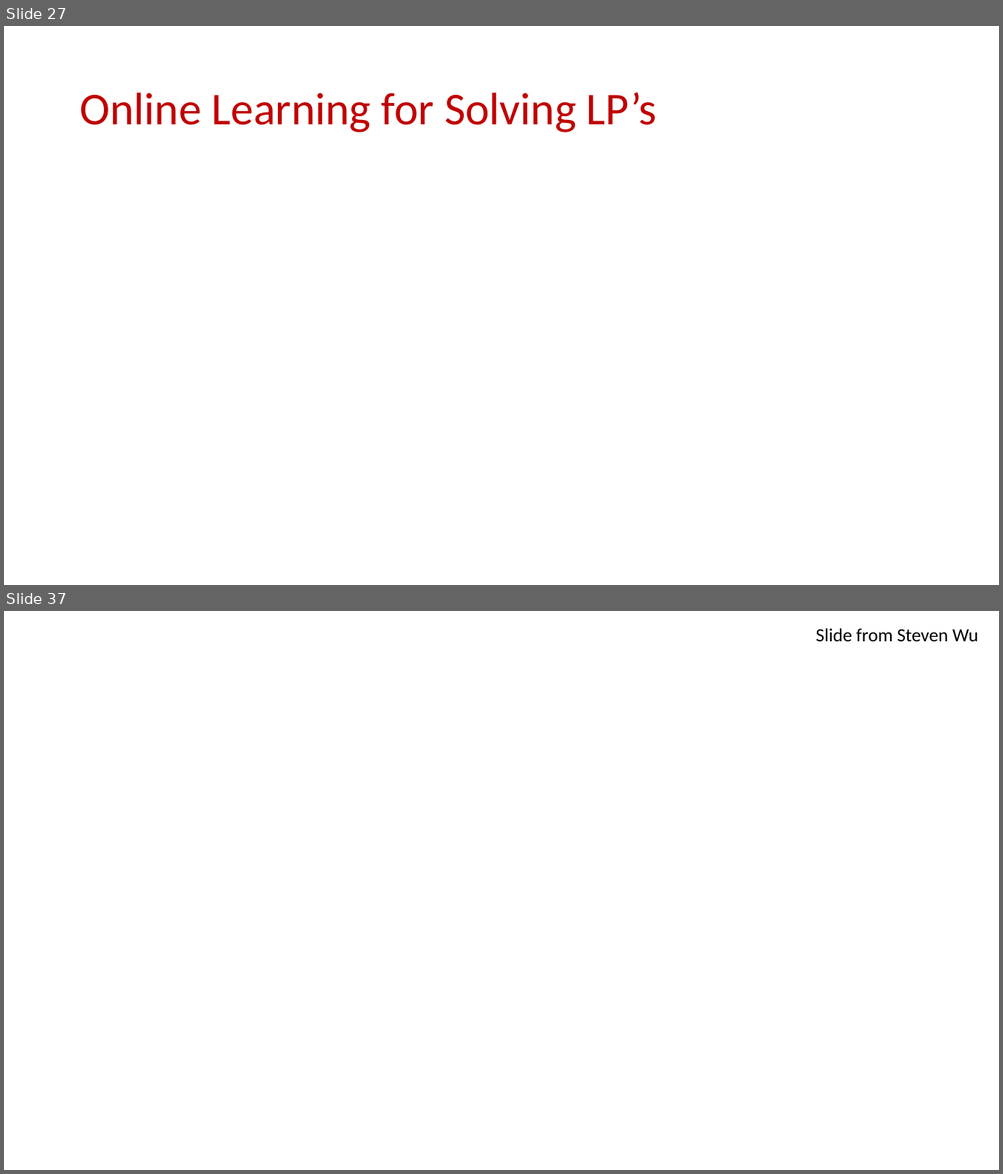
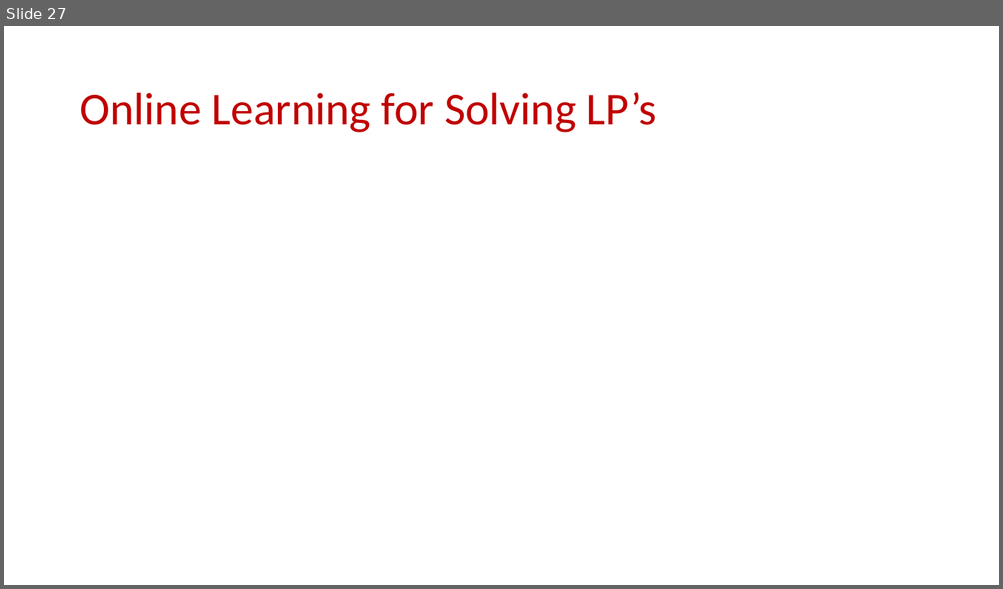
Before and after one commit to samsonzhou/samsonzhou.github.io, a slide deck: CSCE658-S24/L18.pptx. Shown one above the other, each under a label of ours: slides 27 and 37 before the commit, slide 27 after it; the slides between them are not shown. The pictures are 1003x1174 and 1003x589 pixels, drawn with LibreOffice and Linux fonts; fonts in the diff are those of the drawing; grey boxes stand for pictures; background and template pictures are left out. Boxes give left, top, right and bottom in pixels: in the first picture for what was removed or moved away, otherwise in the second. Text is boxed around its words. In the diff, an @@ line names an element or a change of style, - is before the commit and + after.

```diff
--- a/CSCE658-S24/L18.pptx
+++ b/CSCE658-S24/L18.pptx
@@ slide 37 removed at [4,611,999,1170], background picture (left out) @@
@@ text removed at [816,628,978,641] @@
-Slide from Steven Wu
```
Also in this commit, not shown: 20 other slides removed, 7 other files.
